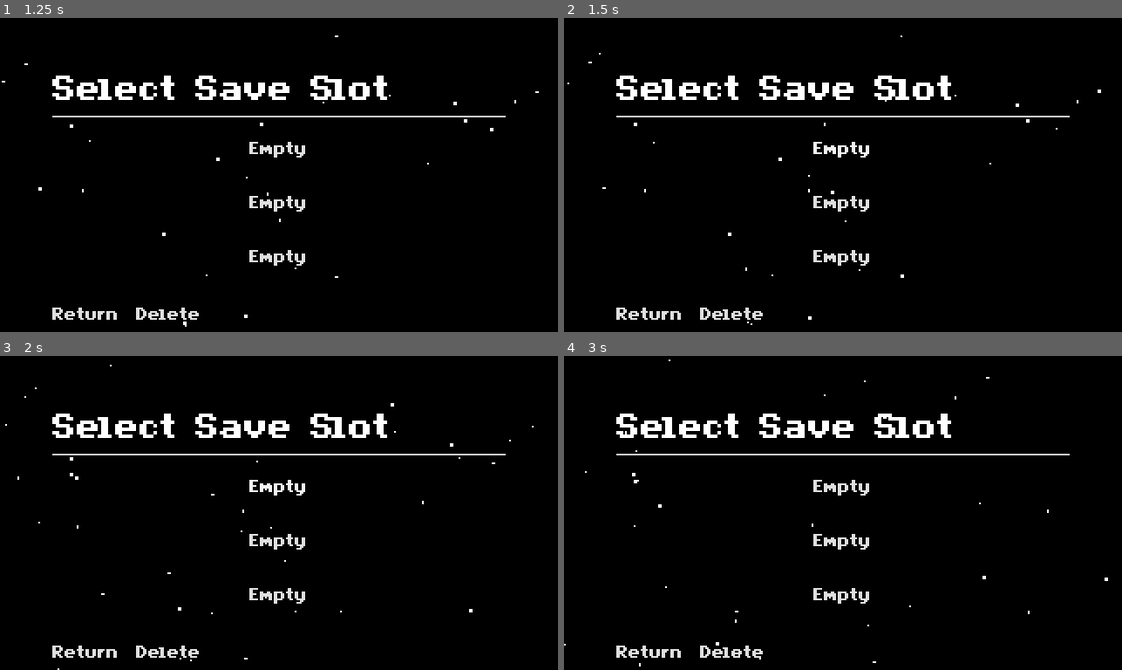
Above: before the commit, frames 1-4 (two rows, left to right).
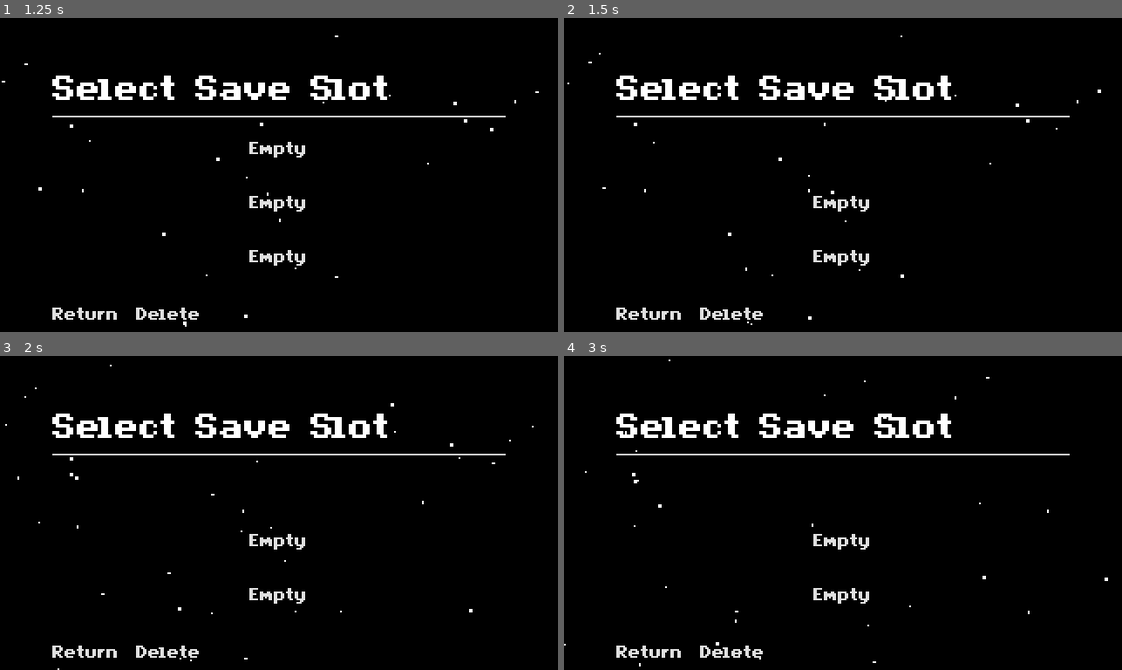
Above: after the commit, the same moments.

Repository: PromisedRain/Planeswalker
Game: Godot game, scene res://src/scenes/main.tscn
Two runs of this game, one before a commit and one after it. Both use one fixed random seed, a clock stepped at 60 frames per second and the inputs below.
Inputs:
- Up to frame 1 (1.25 s): click "Enter" at 0.5 s
- Up to frame 2 (1.5 s): click "Empty" at 1.25 s
- Up to frame 3 (2 s): no input
- Up to frame 4 (3 s): click "Return" at 2 s; click "Enter" at 2.75 s

Frame 1 is identical in both runs. In frame 2, 0.2% of the frame differs, in the area x 44-55%, y 39-45%; in frame 3, 0.2%; in frame 4, 0.2%.

Commit message:
added slot creating?

Diff:
--- a/src/gui/slotSelection/slotSelection.gd
+++ b/src/gui/slotSelection/slotSelection.gd
@@ -5,7 +5,6 @@
 	2: $MarginContainer/Control2/MarginContainer/VBoxContainer/SlotContainer2,
 	3: $MarginContainer/Control2/MarginContainer/VBoxContainer/SlotContainer3
 }
-
 
 @onready var usedSlot: PackedScene = preload("res://src/gui/slotSelectionComponents/usedSlot.tscn")
 @onready var emptySlot: PackedScene = preload("res://src/gui/slotSelectionComponents/emptySlot.tscn")
@@ -15,6 +14,7 @@
 
 func _ready() -> void:
 	init_slots_data()
+
 
 #func _process(delta: float) -> void:
 #	pass
@@ -35,7 +35,6 @@
 			SaveManager.load_slot(slot)
 		false:
 			SaveManager.save_slot(slot, SaveManager.create_default_slot_data_template(slot))
-			SaveManager.save_meta_data(slot, SaveManager.create_default_meta_data_template(slot))
 
 func init_slots_data() -> void:
 	var saveFiles: Array = SaveManager.get_dir_json_files()
@@ -62,22 +61,38 @@
 				instantiate_empty_slot(i)
 
 func instantiate_used_slot(slot: int) -> void:
-	var slotMetaData = SaveManager.get_all_slot_meta_data(slot)
+	var metaData: Dictionary = SaveManager.get_all_slot_meta_data(slot)
+	var instance: UsedSlot = usedSlot.instantiate()
+	print("type shi")
+	instance.slot = slot
+	instance.slotCurrentVolume = metaData["current_volume"]
+	instance.slotCollectibles = metaData["total_collectibles_collected"]
+	instance.slotPlaytime = metaData["total_slot_playtime"]
+	instance.slotDeaths = metaData["total_slot_deaths"]
+	instance.slotPressed.connect(on_used_slot_pressed)
 
 	var container: Control = get_slot_container(slot)
-	print(container)
+	if container && container.get_children().size() <= 0:
+		container.add_child(instance)
+
+func on_used_slot_pressed(slot: int) -> void:
+	pass
 
 func instantiate_empty_slot(slot: int) -> void:
 	var instance: EmptySlot = emptySlot.instantiate()
 	instance.slot = slot
+	instance.slotPressed.connect(on_empty_slot_pressed)
 
 	var container: Control = get_slot_container(slot)
-	if container:
+	if container && container.get_children().size() <= 0:
 		container.add_child(instance)
 	else:
-		print("[slotSelection] Error containerSlot%d not found" % slot)
+		print("[slotSelection] Error 'containerSlot%d' not found" % slot)
 
-	print("added empty slot at %s" % slot)
+func on_empty_slot_pressed(slot: int) -> void:
+	print("type shii %s" % slot)
+	instantiate_used_slot(slot)
+	open_or_create_slot(slot)
 
 func get_slot_container(slot: int) -> Control:
 	return slotContainers.get(slot, null)
--- a/src/gui/slotSelectionComponents/emptySlot.gd
+++ b/src/gui/slotSelectionComponents/emptySlot.gd
@@ -8,4 +8,5 @@
 
 func _on_button_pressed() -> void:
 	emit_signal("slotPressed", slot)
-	print("pressed %s" % slot)
+	queue_free()
+	#print("pressed %s" % slot)
--- a/src/gui/slotSelectionComponents/usedSlot.gd
+++ b/src/gui/slotSelectionComponents/usedSlot.gd
@@ -1,23 +1,24 @@
 class_name UsedSlot
 extends Control
 
-@onready var slotCurrentChapterLabel: Label = $HBoxContainer/VBoxContainer/SlotCurrentChapter
+@onready var slotCurrentVolumeLabel = $HBoxContainer/VBoxContainer/SlotCurrentVolume
 @onready var slotCollectiblesLabel: Label  = $HBoxContainer/VBoxContainer/SlotCollectibles
 @onready var slotPlaytimeLabel: Label  = $HBoxContainer/VBoxContainer2/SlotPlaytime
 @onready var slotDeathsLabel: Label  = $HBoxContainer/VBoxContainer2/SlotDeaths
 
 var slot: int
-var slotCurrentChapter: int = 1
+var slotCurrentVolume: int = 1
 var slotCollectibles: int = 0
 var slotPlaytime: String = "00:00:00"
 var slotDeaths: int = 0
 
 
 func _ready():
-	slotCurrentChapterLabel.text = str(slotCurrentChapter)
+	slotCurrentVolumeLabel.text = str(slotCurrentVolume)
 	slotCollectiblesLabel.text = str(slotCollectibles)
 	slotPlaytimeLabel.text = slotPlaytime
 	slotDeathsLabel.text = str(slotDeaths)
+	pass
 
 signal slotPressed(slot: int)
 
--- a/src/gui/slotSelectionComponents/usedSlot.tscn
+++ b/src/gui/slotSelectionComponents/usedSlot.tscn
@@ -28,15 +28,16 @@
 size_flags_vertical = 0
 theme_override_constants/separation = 0
 
-[node name="SlotCurrentChapter" type="Label" parent="HBoxContainer/VBoxContainer"]
+[node name="SlotCurrentVolume" type="Label" parent="HBoxContainer/VBoxContainer"]
 layout_mode = 2
 theme = ExtResource("2_7bin6")
-text = "Chapter 1"
+text = "Volume 1
+"
 
 [node name="SlotCollectibles" type="Label" parent="HBoxContainer/VBoxContainer"]
 layout_mode = 2
 theme = ExtResource("2_7bin6")
-text = "Collectibles x7"
+text = "Collectibles x0"
 
 [node name="VBoxContainer2" type="VBoxContainer" parent="HBoxContainer"]
 layout_mode = 2
@@ -53,7 +54,7 @@
 [node name="SlotDeaths" type="Label" parent="HBoxContainer/VBoxContainer2"]
 layout_mode = 2
 theme = ExtResource("2_7bin6")
-text = "Deaths x1"
+text = "Deaths x0"
 horizontal_alignment = 2
 
 [node name="Control" type="Control" parent="."]
--- a/src/scenes/managers/saveManager.gd
+++ b/src/scenes/managers/saveManager.gd
@@ -87,7 +87,7 @@
 func create_default_meta_data_template(slot: int) -> Dictionary:
 	return {
 		"save_slot_number": slot,
-		"total_slot_playtime": 0,
+		"total_slot_playtime": "00:00:00",
 		"total_collectibles_collected": 0,
 		"total_slot_deaths": 0,
 		"current_volume": 1
@@ -95,7 +95,7 @@
 
 func create_meta_data_template() -> Dictionary:
 	var template: Dictionary = {}
-	for slot in range(1, 4):
+	for slot: int in range(1, 4):
 		template["slot_%d" % slot] = create_default_meta_data_template(slot)
 	return template
 
@@ -355,15 +355,6 @@
 			filteredFiles.append(file)
 	return filteredFiles
 
-#func load_saved_slots_meta_data() -> void:
-#	for i: int in 3:
-#		if ensure_slot_file_exists(i + 1):
-#			#print("slot existed: %s" % [i + 1])
-#			if ensure_meta_data_file_exists(i + 1):
-#				load_meta_data(i + 1)
-#			else:
-#				save_meta_data(i + 1, create_default_meta_data_template(i + 1))
-
 #getters and setters
 func get_config_data(section: String, key: String, _configData: Dictionary = currentConfigData) -> Variant:
 	if !_configData.has(section):
@@ -398,14 +389,13 @@
 	print(slot)
 	return null
 
-func get_all_slot_meta_data(slot: int) -> Variant:
+func get_all_slot_meta_data(slot: int, _metaData: Dictionary = currentMetaData) -> Dictionary:
 	var slotKey = "slot_%d" % slot
-	if !currentMetaData.has(slotKey):
-		print("booho")
-	else:
-		print("ok you have slot_%" % slot)
-
-	return null
+	if !_metaData.has(slotKey):
+		print("[saveManager] No '%s' found in metadata" % slotKey)
+		return Dictionary()
+	else:
+		return _metaData[slotKey]
 
 func get_runtime_check() -> bool:
 	var loadCheck: bool
